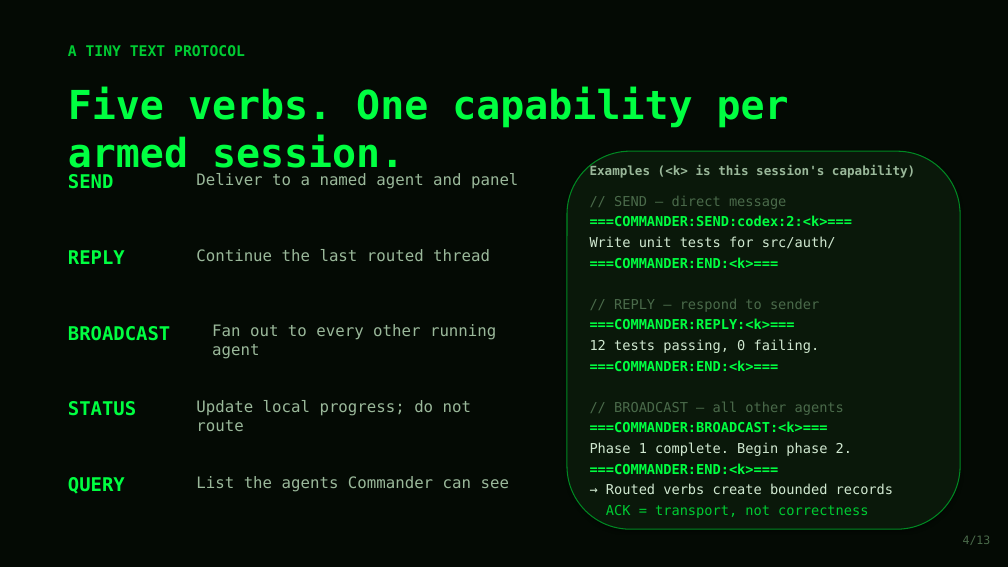
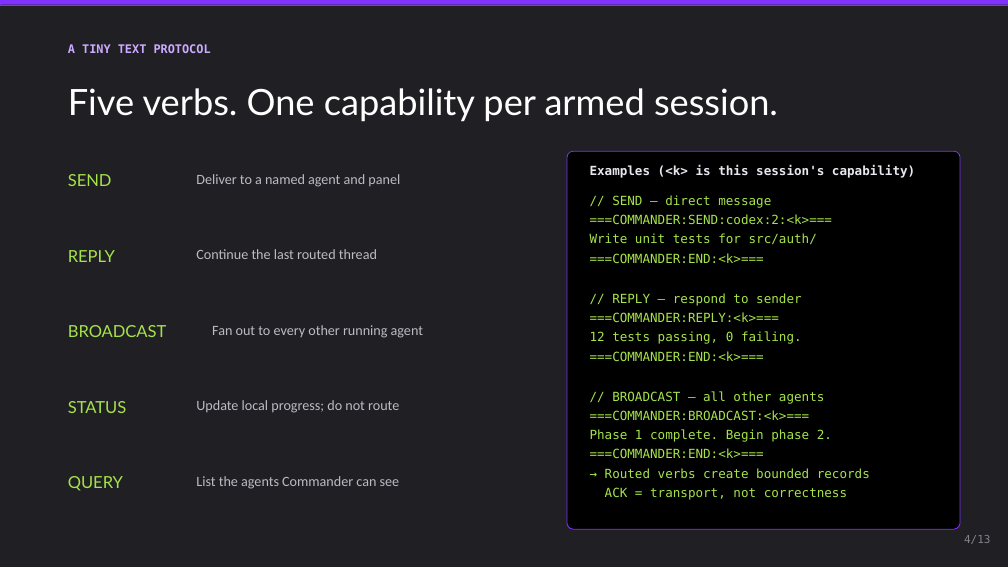
Before and after one commit to lech-kalinowski/agents-commander, a slide deck: slide 4 of presentation/Agents_Commander_Protocol.pptx. Drawn at 1008x567 pixels with LibreOffice and Linux fonts; fonts in the diff are those of the drawing. Boxes give left, top, right and bottom in pixels: in the first picture for what was removed or moved away, otherwise in the second. Text is boxed around its words. In the diff, an @@ line names an element or a change of style, - is before the commit and + after.

```diff
--- a/presentation/Agents_Commander_Protocol.pptx
+++ b/presentation/Agents_Commander_Protocol.pptx
@@ background #040A04 to #201F24 @@
@@ rectangle added at (x1=0, y1=0, x2=1008, y2=5), fill #8232FF, outline #8232FF 0.19 pt @@
@@ text "A TINY TEXT PROTOCOL" at (x1=68, y1=44, x2=211, y2=53): size 14 to 11.2 pt, text colour #00CC33 to #CBAAFF @@
@@ text "Five verbs. One capability per ..." at (x1=68, y1=88, x2=778, y2=122): size 38 to 34.5 pt, font DejaVu Sans Mono to Lato, text colour #00FF41 to #FFFFFF, bold off @@
@@ rounded rectangle at (x1=567, y1=151, x2=960, y2=529): fill #0A180A to #000000; outline #008822 1 pt to #8232FF 0.75 pt; shadow off; proportions changed @@
@@ text "Examples (<k> is this session's ..." at (x1=590, y1=164, x2=915, y2=178): text colour #9AB89A to #E9E7EE @@
@@ text "// SEND — direct message" at (x1=590, y1=195, x2=870, y2=500): size 13 to 12 pt; text colour #4A6A4A to #A6E34A in "// SEND — direct message", "// REPLY — respond to sender", "// BROADCAST — all other agents"; text colour #00FF41 to #A6E34A, bold off in "===COMMANDER:SEND:codex:2:<k>===", "===COMMANDER:END:<k>===", "===COMMANDER:REPLY:<k>===", "===COMMANDER:END:<k>===" and 2 more places; text colour #D0E8D0 to #A6E34A in "Write unit tests for src/auth/", "12 tests passing, 0 failing.", "Phase 1 complete. Begin phase 2.", "→ Routed verbs create bounded records"; text colour #00CC33 to #A6E34A in "ACK = transport, not correctness" @@
@@ size 18 to 15.8 pt, font DejaVu Sans Mono to Lato, text colour #00FF41 to #A6E34A, bold off in 5 elements at (x1=68, y1=174, x2=112, y2=186), (x1=68, y1=250, x2=115, y2=262), (x1=68, y1=325, x2=166, y2=337), (x1=68, y1=401, x2=126, y2=413), (x1=68, y1=476, x2=123, y2=491) @@
@@ size 15 to 13.5 pt, font DejaVu Sans Mono to Calibri, text colour #9AB89A to #BCBBC2 in 5 elements at (x1=196, y1=174, x2=400, y2=187), (x1=196, y1=249, x2=377, y2=259), (x1=212, y1=325, x2=423, y2=338), (x1=196, y1=400, x2=399, y2=413), (x1=196, y1=476, x2=400, y2=489) @@
@@ text "4/13" at (x1=964, y1=535, x2=990, y2=544): size 11 to 10.5 pt, text colour #4A6A4A to #838289 @@
```
Also in this commit, not shown: 12 other slides changed.
